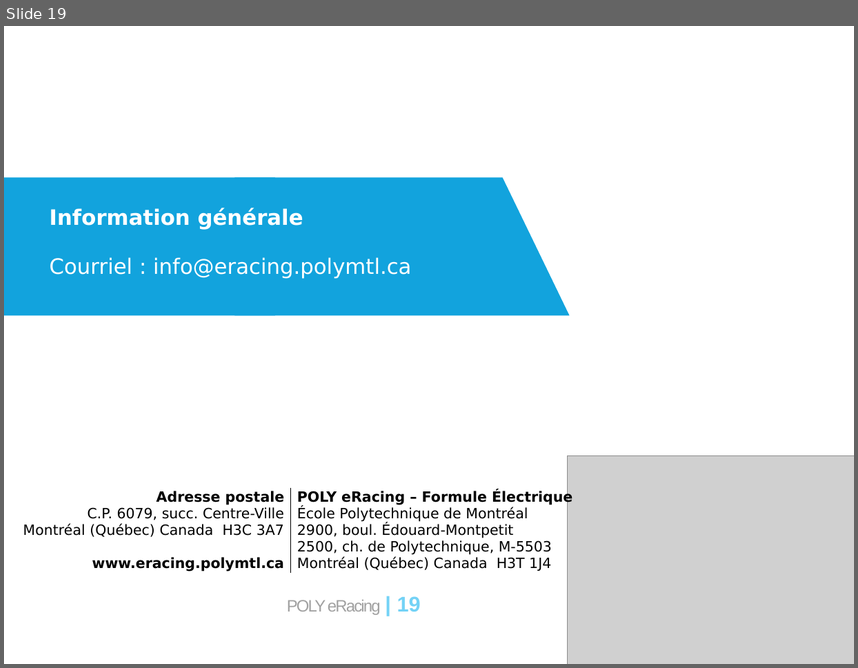
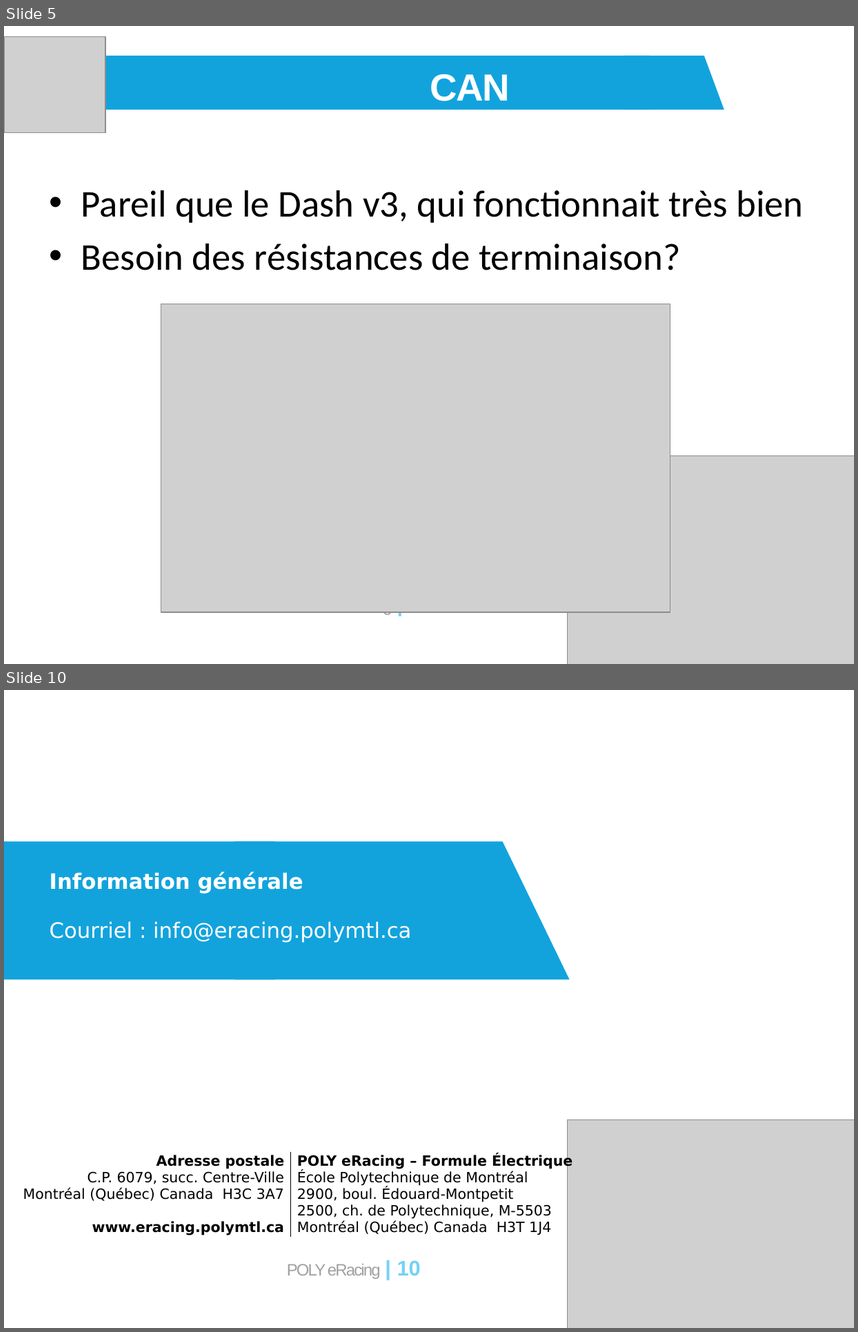
Before and after one commit to eRacing/DAQ, a slide deck: doc/DAQ_v3_DR1.pptx. Shown one above the other, each under a label of ours: slide 19 before the commit, slides 5 and 10 after it; the slides between them are not shown. The pictures are 858x668 and 858x1332 pixels, drawn with LibreOffice and Linux fonts; fonts in the diff are those of the drawing; grey boxes stand for pictures. Boxes give left, top, right and bottom in pixels: in the first picture for what was removed or moved away, otherwise in the second. Text is boxed around its words. In the diff, an @@ line names an element or a change of style, - is before the commit and + after.

```diff
--- a/doc/DAQ_v3_DR1.pptx
+++ b/doc/DAQ_v3_DR1.pptx
@@ slide 5 added at bbox=[4, 26, 854, 664], background #FFFFFF; not listed: 1 template element that a slide beside it also shows @@
@@ picture added at bbox=[4, 37, 105, 133] @@
@@ rectangle added at bbox=[62, 56, 650, 110], fill #12A3DD @@
@@ flow chart manual input added at bbox=[624, 56, 724, 110], fill #12A3DD @@
@@ text added at bbox=[430, 74, 510, 101], 32 pt, text #FFFFFF, bold, small capitals @@
+CAN
@@ text added at bbox=[81, 190, 803, 270], 32 pt, text #000000 @@
+• Pareil que le Dash v3, qui fonctionnait très bien
+• Besoin des résistances de terminaison?
@@ picture added at bbox=[161, 304, 671, 612] @@
@@ picture added at bbox=[568, 455, 854, 664] @@
@@ what was slide 19 is now slide 10 @@
@@ page number at bbox=[287, 1260, 421, 1279]: text changed @@
-POLY eRacing | 19
+POLY eRacing | 10
```
Also in this commit, not shown: 3 slides changed, 5 other slides added, 15 slides removed, 2 other files.
